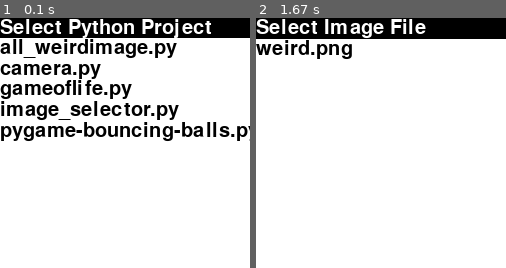
Above: before the commit, frames 1-2 (left to right).
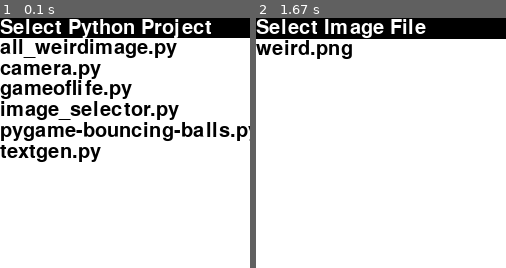
Above: after the commit, the same moments.

Repository: sillypantscoder/random_python_stuff
Game: pygame game, started from main.py
The game is run twice, just before and just after one commit, with the same random seed, the same clock (stepped at 60 frames per second) and the same inputs.
Inputs (mouse positions are % of the whole screen's width and height, from its top left):
- Up to frame 1 (0.1 s): no input
- Up to frame 2 (1.67 s): press the mouse at (50, 23) at 0.37 s; move the mouse to (61, 21) at 0.47 s; release the mouse at (72, 19) at 0.6 s
The pictures show only the part of the screen within x 0-50%, y 0-50%; the shares and areas given below are measured in that part.

The runs differ from the first frame. In frame 1, 1.2% of the frame differs, in the area x 0-41%, y 50-58%; in frame 2, nothing differs.

Commit message:
Fixed bugs; uploaded more files

Diff:
--- a/camera.py
+++ b/camera.py
@@ -50,7 +50,10 @@
 		if event.type == pygame.QUIT:
 			running = False
 		elif event.type == pygame.MOUSEBUTTONDOWN:
-			pygame.image.save(filterimg, "camera_image.png")
+			if ui.uimenu(ui.UI().add(ui.Header("Select Image")).add(ui.Button("Camera Image")).add(ui.Button("Filtered Image"))) == 1:
+				pygame.image.save(camimg, "camera_image.png")
+			else:
+				pygame.image.save(filterimg, "camera_image.png")
 			subprocess.Popen(["python3", "imgopen.py", "camera_image.png"])
 		elif event.type == pygame.VIDEORESIZE:
 			screensize = [*event.size]
--- /dev/null
+++ b/seedcacherandom.py
@@ -0,0 +1,31 @@
+coins = "HTTHTHHTHTHTHHHTHTHTHTHHTHTHTHTHTHTHHHTHHTTTHTHTHTHT"
+
+randomcache = [x == "H" for x in coins]
+import random
+randomcache = [random.choice([True, False]) for x in range(len(coins))]
+class RandomGenerator:
+	def __init__(self):
+		self.orgcache = [*randomcache]
+		self.cache = [*self.orgcache]
+	def _getRandomBits(self, n):
+		bits = [self.cache.pop(0)]
+		if self.cache == []: self.cache = [*self.orgcache]
+		if len(bits) < n:
+			bits += self._getRandomBits(n - len(bits))
+		return bits[:n]
+	def getRandomBits(self, n):
+		b = self._getRandomBits(n)
+		return [c for c in b]
+	def randint(self, a: int, b: int) -> int:
+		return a + self.getRandomBits(b - a).count(True)
+	def choice(self, seq: list) -> int:
+		return seq[self.randint(0, len(seq) - 1)]
+	def random(self) -> float:
+		return self.randint(0, 100000) / 100000
+		# precision of 1/100000
+
+random = RandomGenerator()
+if __name__ == "__main__":
+	d = [0 for x in range(10)]
+	for i in range(10000): d[random.choice(range(10))] += 1
+	print(d)
--- /dev/null
+++ b/sha256random.py
@@ -0,0 +1,31 @@
+import hashlib
+
+class RandomGenerator:
+	def __init__(self, seed: int = None):
+		self.cache = [seed]
+		if seed == None:
+			import datetime
+			self.cache = [int(datetime.datetime.now().timestamp() * 100)]
+	def _getRandomBits(self, n):
+		h = hashlib.sha256("".join([str(x) for x in self.cache]).encode("utf-8")).hexdigest()
+		bits = bin(int(h, 16))[3:]
+		self.cache = [x for x in bits]
+		if len(bits) < n:
+			bits += self._getRandomBits(n - len(bits))
+		return bits[:n]
+	def getRandomBits(self, n):
+		b = self._getRandomBits(n)
+		return [c == '1' for c in b]
+	def randint(self, a: int, b: int) -> int:
+		return a + self.getRandomBits(b - a).count(True)
+	def choice(self, seq: list) -> int:
+		return seq[self.randint(0, len(seq) - 1)]
+	def random(self) -> float:
+		return self.randint(0, 100000) / 100000
+		# precision of 1/100000
+
+random = RandomGenerator()
+if __name__ == "__main__":
+	d = [0 for x in range(10)]
+	for i in range(10000): d[random.choice(range(10))] += 1
+	print(d)
--- /dev/null
+++ b/textgen.py
@@ -0,0 +1,21 @@
+#full
+
+import pygame
+import subprocess
+
+pygame.font.init()
+font = pygame.font.SysFont(pygame.font.get_default_font(), 12)
+fontheight = font.render("0", True, (0, 0, 0)).get_height()
+
+text = ["Minecraft", "is fun!"]
+
+rendered = []
+for t in text:
+    rendered.append(font.render(t, True, (0, 0, 0)))
+ret = pygame.Surface((max([x.get_width() for x in rendered]), fontheight * len(rendered)))
+ret.fill((255, 255, 255))
+for i, r in enumerate(rendered):
+    ret.blit(r, (0, i * fontheight))
+
+pygame.image.save(ret, "textgen.png")
+subprocess.run(["python3", "imgopen.py", "textgen.png"])
--- a/ui.py
+++ b/ui.py
@@ -74,7 +74,7 @@
 		self.clickevents = []
 	def render(self, mouse):
 		retext = settings["font"].render(self.text, True, (BLACK if mouse else WHITE))
-		r = pygame.Surface((500, retext.get_height() + 20))
+		r = pygame.Surface((500, retext.get_height() + 30))
 		r.fill(WHITE)
 		pygame.draw.rect(r, BLACK, (50, 10, 400, retext.get_height() + 10), 1 if mouse else 0)
 		r.blit(retext, (((500) // 2) - (retext.get_width() // 2), 15))
@@ -105,8 +105,7 @@
 		self.items.append(item)
 		return self
 	def render(self, mousepos, mouseclicked):
-		scrn_height = 560
-		scrn_width = 500
+		scrn_width, scrn_height = settings["screen"].get_size()
 		rendered_items = []
 		cum_y = 0
 		for item in self.items:
@@ -160,12 +159,14 @@
 	for item in getitemcallback(finish):
 		ui.add(item)
 		index += 1
+	c = pygame.time.Clock()
 	while not finished[0]:
 		render_ui(ui)
+		c.tick(60)
 	return finished[1]
 
 def uimenu(ui: UI):
-	"""Displays an already-created UI, with options for each element to return a specific value."""
+	"""Displays an already-created UI object, with click handlers."""
 	def getitemcallback(finish):
 		u: list[UIElement] = [i for i in ui.items] # Create the UI element list
 		getclickerfunc = lambda i: (lambda: finish(i))
Binary file changed: weird.png
Not shown, changed: games.command
